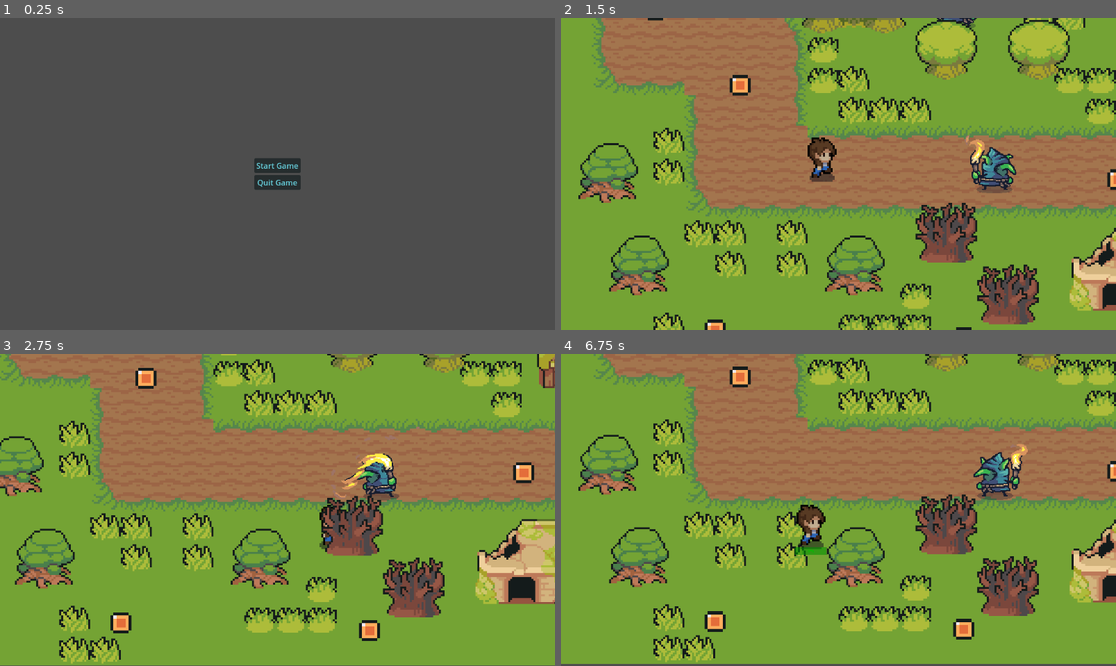
Above: before the commit, frames 1-4 (two rows, left to right).
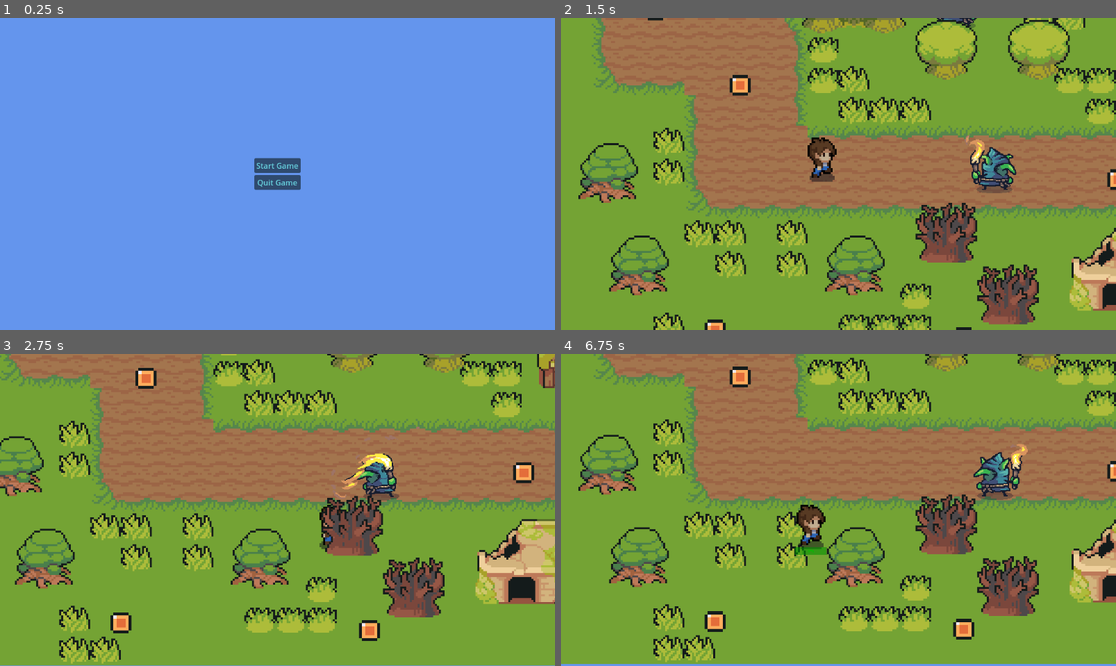
Above: after the commit, the same moments.

Repository: mtzamanpk/MysticRealms
Game: Godot game, scene res://scenes/start_menu.tscn
The game is run twice, just before and just after one commit, with the same random seed, the same clock (stepped at 60 frames per second) and the same inputs.
Inputs (mouse positions are in pixels of both pictures, inside the frame that each line leads up to):
- Up to frame 1 (0.25 s): no input
- Up to frame 2 (1.5 s): click "Start Game" at 0.5 s; move the mouse to (960, 158) at 1.27 s; hold Right (ui_right) from 1.28 s (still down); click (960, 158) at 1.35 s
- Up to frame 3 (2.75 s): move the mouse to (166, 525) at 2.02 s; release Right (ui_right) at 2.03 s; hold Down (ui_down) from 2.03 s (still down); click (166, 525) at 2.1 s
- Up to frame 4 (6.75 s): move the mouse to (894, 441) at 2.77 s; release Down (ui_down) at 2.78 s; hold Right (ui_right) 2.78-3.53 s; click (894, 441) at 2.85 s; move the mouse to (810, 572) at 3.52 s; hold Up (ui_up) 3.53-4.28 s; click (810, 572) at 3.6 s; move the mouse to (1005, 556) at 4.27 s; hold Left (ui_left) 4.28-5.78 s; click (1005, 556) at 4.35 s; move the mouse to (672, 463) at 5.02 s; click (672, 463) at 5.1 s; move the mouse to (866, 510) at 5.77 s; hold Down (ui_down) 5.78-6.53 s; click (866, 510) at 5.85 s; move the mouse to (755, 432) at 6.52 s; hold Right (ui_right) from 6.53 s (still down); click (755, 432) at 6.6 s

The runs differ from the first frame. In frame 1, 100% of the frame differs, in the area x 0-100%, y 0-100%; in frame 2, nothing differs; in frame 3, 0.2%; in frame 4, 0.7%.

Commit message:
updated start menu

Diff:
--- a/Game/scenes/start_menu.tscn
+++ b/Game/scenes/start_menu.tscn
@@ -1,6 +1,8 @@
-[gd_scene load_steps=2 format=3 uid="uid://ccr2b4l3vk816"]
+[gd_scene load_steps=3 format=3 uid="uid://ccr2b4l3vk816"]
 
 [ext_resource type="Script" path="res://scripts/start_menu.gd" id="1_30gxv"]
+
+[sub_resource type="Theme" id="Theme_2nqsl"]
 
 [node name="startMenu" type="CenterContainer"]
 modulate = Color(0.466667, 0.941176, 1, 1)
@@ -9,16 +11,19 @@
 anchor_bottom = 1.0
 grow_horizontal = 2
 grow_vertical = 2
+theme = SubResource("Theme_2nqsl")
 script = ExtResource("1_30gxv")
 
 [node name="VBoxContainer" type="VBoxContainer" parent="."]
 layout_mode = 2
 
 [node name="startGame" type="Button" parent="VBoxContainer"]
+unique_name_in_owner = true
 layout_mode = 2
 text = "Start Game"
 
 [node name="quitGame" type="Button" parent="VBoxContainer"]
+unique_name_in_owner = true
 layout_mode = 2
 text = "Quit Game"
 
--- a/Game/scripts/start_menu.gd
+++ b/Game/scripts/start_menu.gd
@@ -1,4 +1,7 @@
 extends CenterContainer
+
+func _ready():
+	RenderingServer.set_default_clear_color(Color.CORNFLOWER_BLUE)
 
 func _on_start_game_pressed():
 	get_tree().change_scene_to_file("res://scenes/world.tscn")
